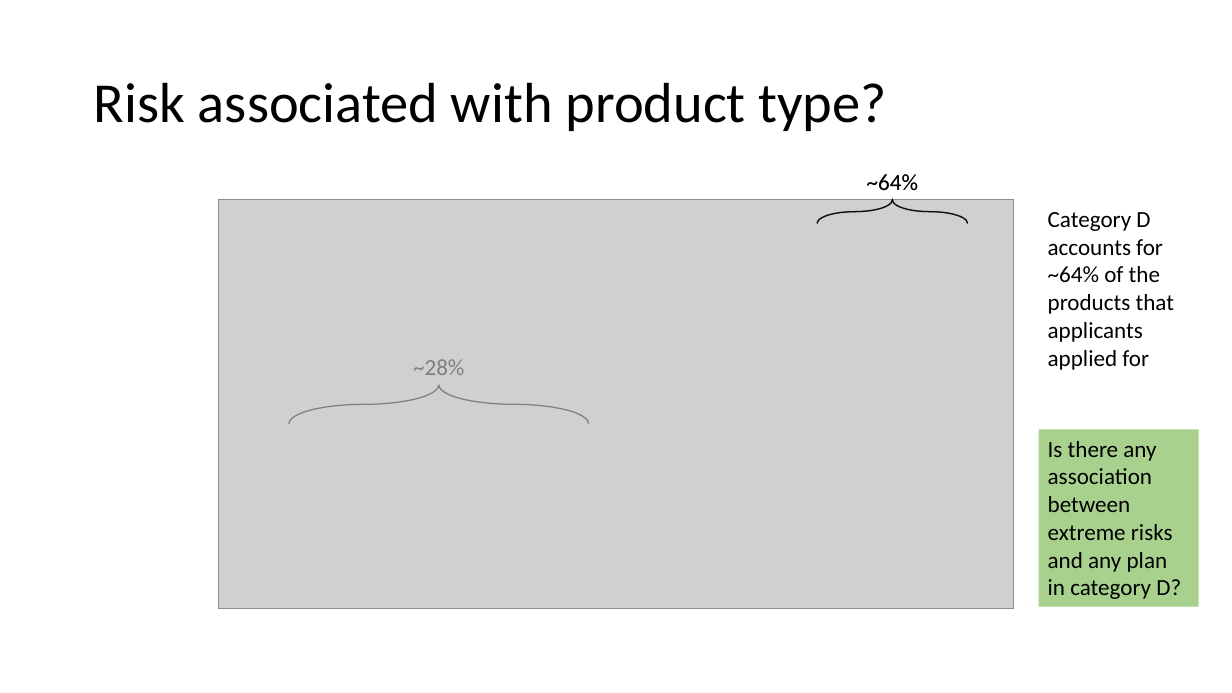
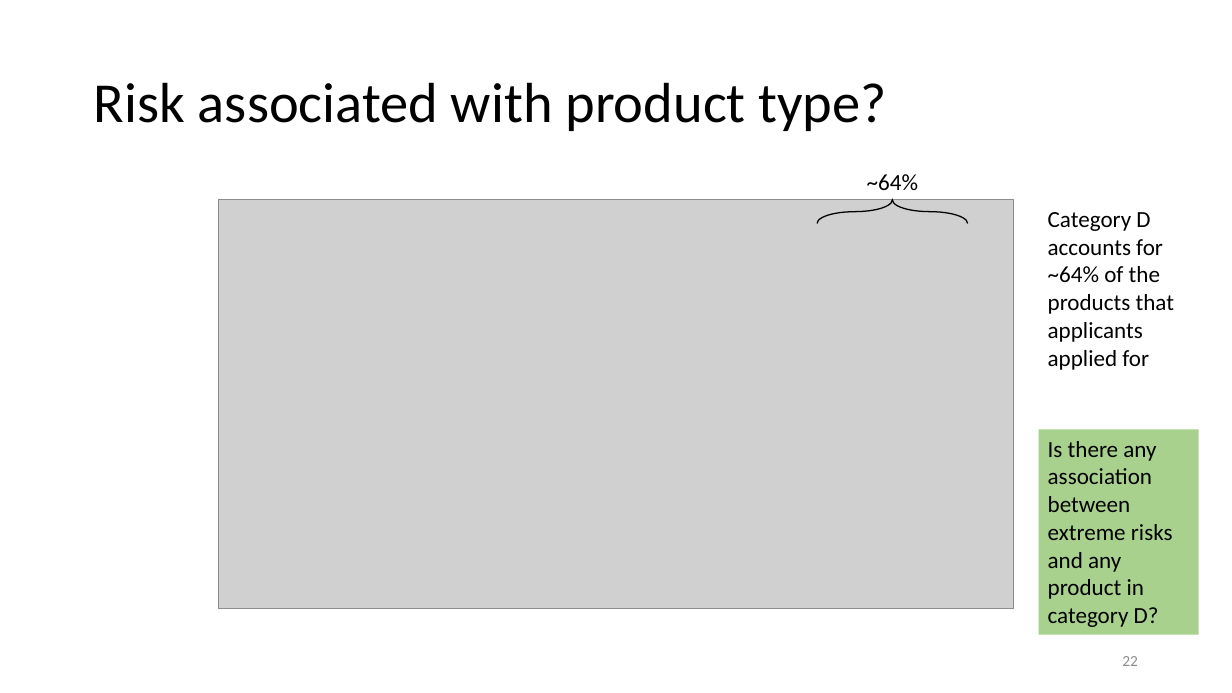
Before and after one commit to m2ng/hangseng-case, a slide deck: slide 22 of slides/hangseng_interview.pptx (slide 21 before the commit). Drawn at 1232x693 pixels with LibreOffice and Linux fonts; fonts in the diff are those of the drawing; grey boxes stand for pictures. Boxes give left, top, right and bottom in pixels: in the first picture for what was removed or moved away, otherwise in the second. Text is boxed around its words. In the diff, an @@ line names an element or a change of style, - is before the commit and + after.

```diff
--- a/slides/hangseng_interview.pptx
+++ b/slides/hangseng_interview.pptx
@@ text removed at <box>413,359,464,375</box> @@
-~28%
@@ left brace removed at <box>289,384,589,423</box> @@
@@ rectangle "Is there any association between ...": place and size @@
-rectangle "Is there any association between ..." at <box>1039,430,1199,607</box>
+rectangle "Is there any association between ..." at <box>1039,430,1199,635</box>
@@ text in rectangle at <box>1048,441,1173,627</box>: text changed @@
-Is there any association between extreme risks and any plan in category D?
+Is there any association between extreme risks and any product in category D?
@@ page number added at <box>1122,656,1138,666</box>, 12 pt, text #8C8C8C @@
+22
```
Also in this commit, not shown: 22 other slides changed, 22 slides added.
